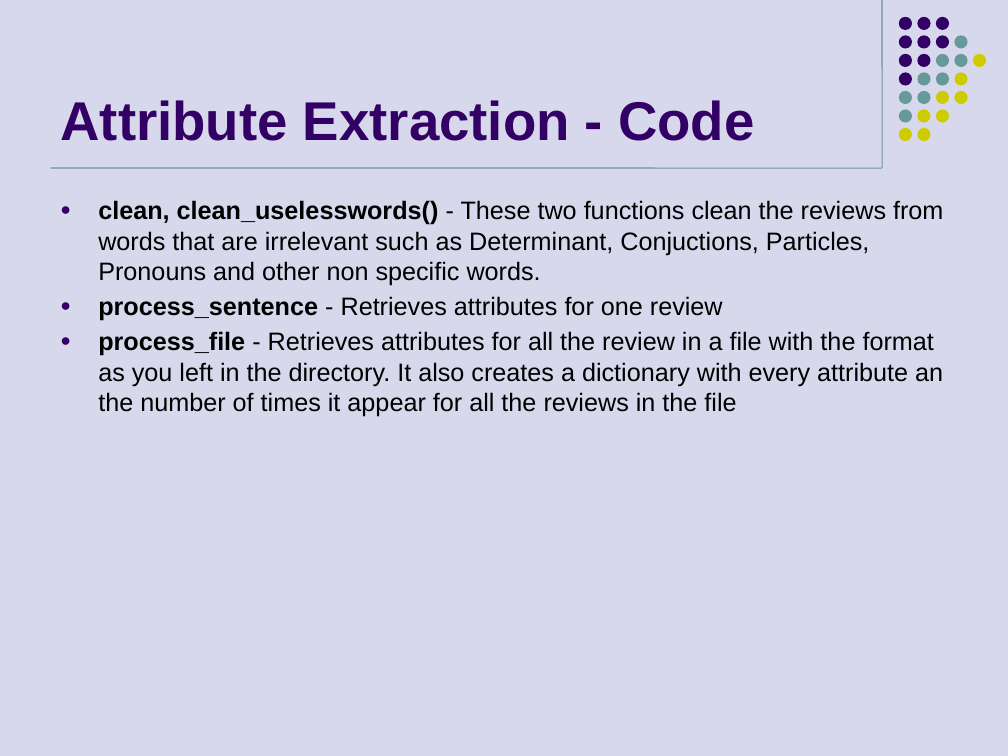
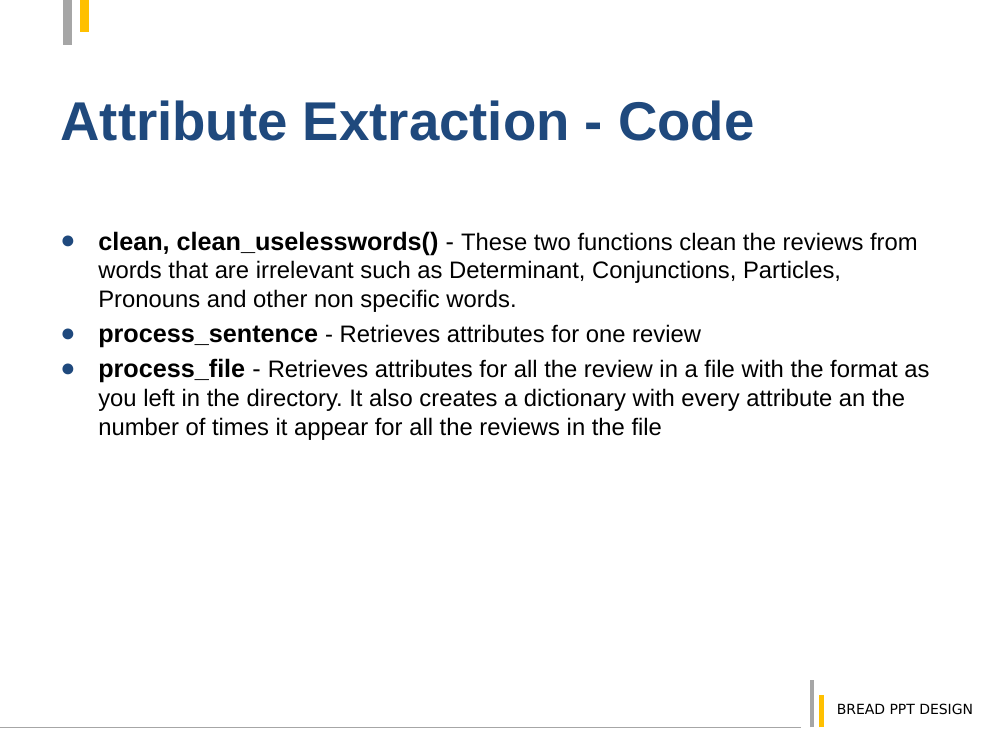
Before and after one commit to jackyli0318/yelp_scraper, a slide deck: slide 7 of Restaurant Attribute Extraction.pptx (slide 6 before the commit). Drawn at 1008x756 pixels with LibreOffice and Linux fonts; fonts in the diff are those of the drawing; background and template pictures are left out. Boxes give left, top, right and bottom in pixels: in the first picture for what was removed or moved away, otherwise in the second. Text is boxed around its words. In the diff, an @@ line names an element or a change of style, - is before the commit and + after.

```diff
--- a/Restaurant Attribute Extraction.pptx
+++ b/Restaurant Attribute Extraction.pptx
@@ background #D8D8EC to #FFFFFF @@
@@ title "Attribute Extraction - Code" at [60, 100, 754, 141]: text colour #330066 to #1F497D @@
@@ line added from (68, 44) to (68, 0), #A6A6A6 6 pt @@
@@ line added from (85, 0) to (85, 31), #FFC000 6 pt @@
@@ line removed from (882, 0) to (882, 168) @@
@@ group removed at [899, 17, 986, 159]: 31 ellipses @@
@@ line removed from (50, 168) to (882, 168) @@
@@ text at [98, 231, 918, 312]: text changed; size 18 to 17 pt @@
-● clean, clean_uselesswords() - These two functions clean the reviews from words that are irrelevant such as Determinant, Conjuctions, Particles, Pronouns and other non specific words.
+● clean, clean_uselesswords() - These two functions clean the reviews from words that are irrelevant such as Determinant, Conjunctions, Particles, Pronouns and other non specific words.
@@ text at [98, 324, 929, 440]: size 18 to 17 pt in "- Retrieves attributes for one review", "Retrieves attributes for all the review in ..."; bullet colour #330066 to #1F497D @@
@@ line added from (812, 728) to (812, 679), #A6A6A6 3 pt @@
@@ line added from (822, 728) to (822, 696), #FFC000 3 pt @@
@@ text added at [837, 703, 973, 715], 10 pt, text #000000 @@
+BREAD PPT DESIGN
@@ line added from (0, 728) to (801, 728), #A6A6A6 0.75 pt @@
```
Also in this commit, not shown: 5 other slides changed, 8 slides added, 2 slides removed.
